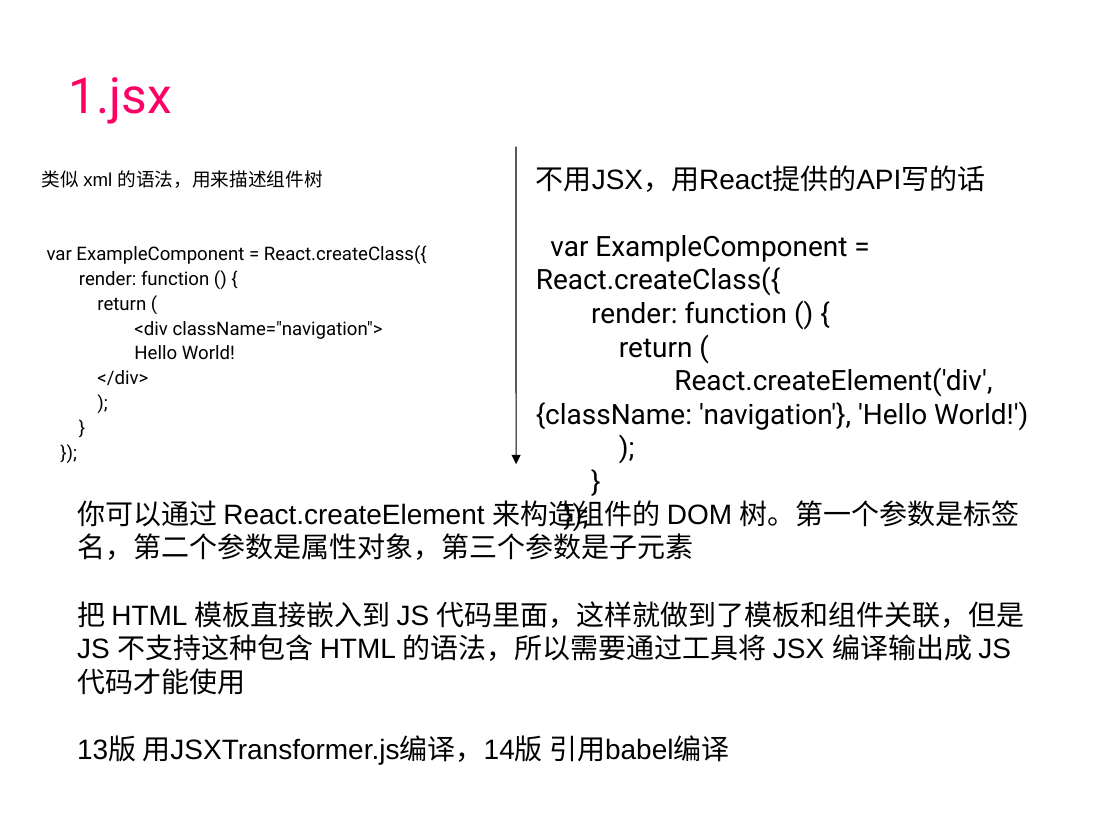
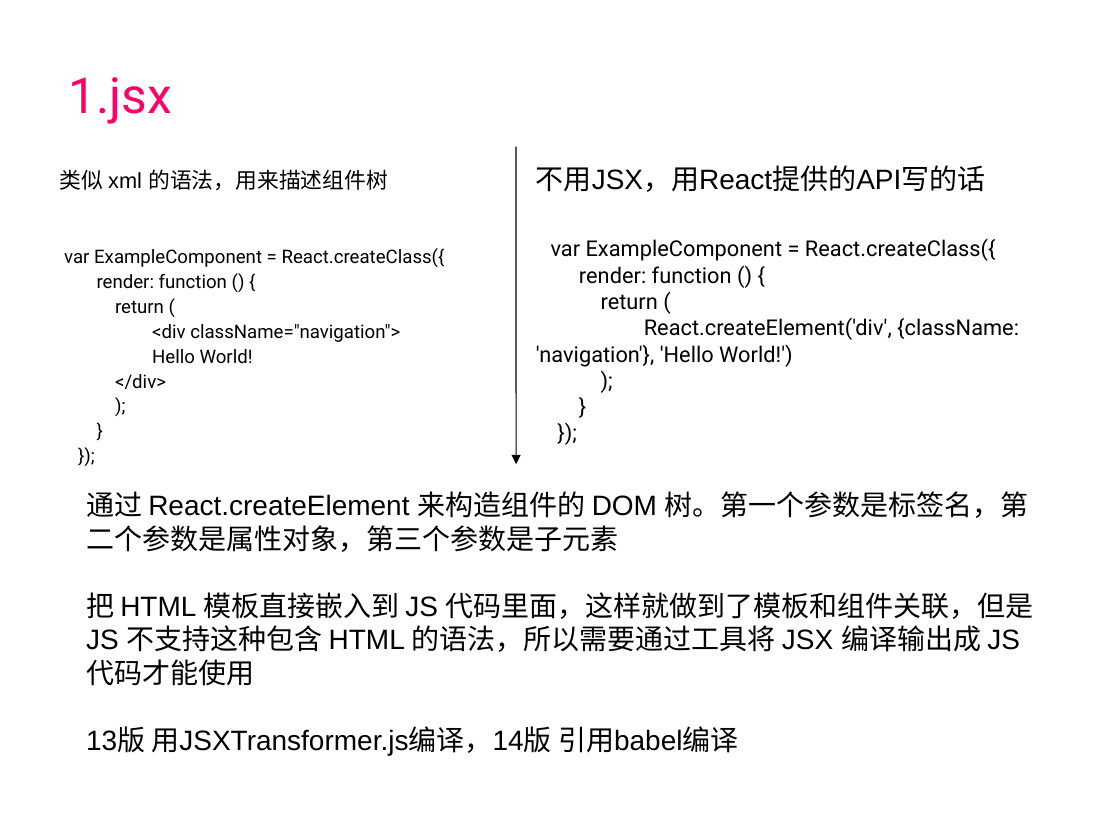
Before and after one commit to guanmeiqi/react-basicKnowledges, a slide deck: slide 5 of react.ppt. Drawn at 1120x840 pixels with LibreOffice and Linux fonts; fonts in the diff are those of the drawing; background and template pictures are left out. Boxes give left, top, right and bottom in pixels: in the first picture for what was removed or moved away, otherwise in the second. Text is boxed around its words. In the diff, an @@ line names an element or a change of style, - is before the commit and + after.

Commit message:
未完善第一版react基础学习

```diff
--- a/react.ppt
+++ b/react.ppt
@@ text "类似 xml 的语法，用来描述组件树": place and size @@
-text "类似 xml 的语法，用来描述组件树" at [42,170,588,385]
+text "类似 xml 的语法，用来描述组件树" at [60,169,445,389]
@@ text at [60,169,388,190]: size 12 to 14 pt in "类似 xml 的语法，用来描述组件树" @@
@@ text at [536,239,1019,367]: size 18 to 14 pt in "var ExampleComponent = React.createClass({", "render: function () {", "return (", "React.createElement('div', {className: 'navigation'}, 'Hello ..." and 3 more places @@
@@ text "通过 React.createElement 来构造组件的 DOM 树。第一个参数是标签名，第二个参数是属性对象，第三个 ...": place and size @@
-text "通过 React.createElement 来构造组件的 DOM 树。第一个参数是标签名，第二个参数是属性对象，第三个 ..." at [77,500,1025,765]
+text "通过 React.createElement 来构造组件的 DOM 树。第一个参数是标签名，第二个参数是属性对象，第三个 ..." at [86,491,1034,756]
@@ text at [86,491,1029,552]: text changed @@
-你可以通过 React.createElement 来构造组件的 DOM 树。第一个参数是标签名，第二个参数是属性对象，第三个参数是子元素
+通过 React.createElement 来构造组件的 DOM 树。第一个参数是标签名，第二个参数是属性对象，第三个参数是子元素
```
Also in this commit, not shown: 19 other slides changed, 2 slides added, 4 slides removed, 38 other files.
